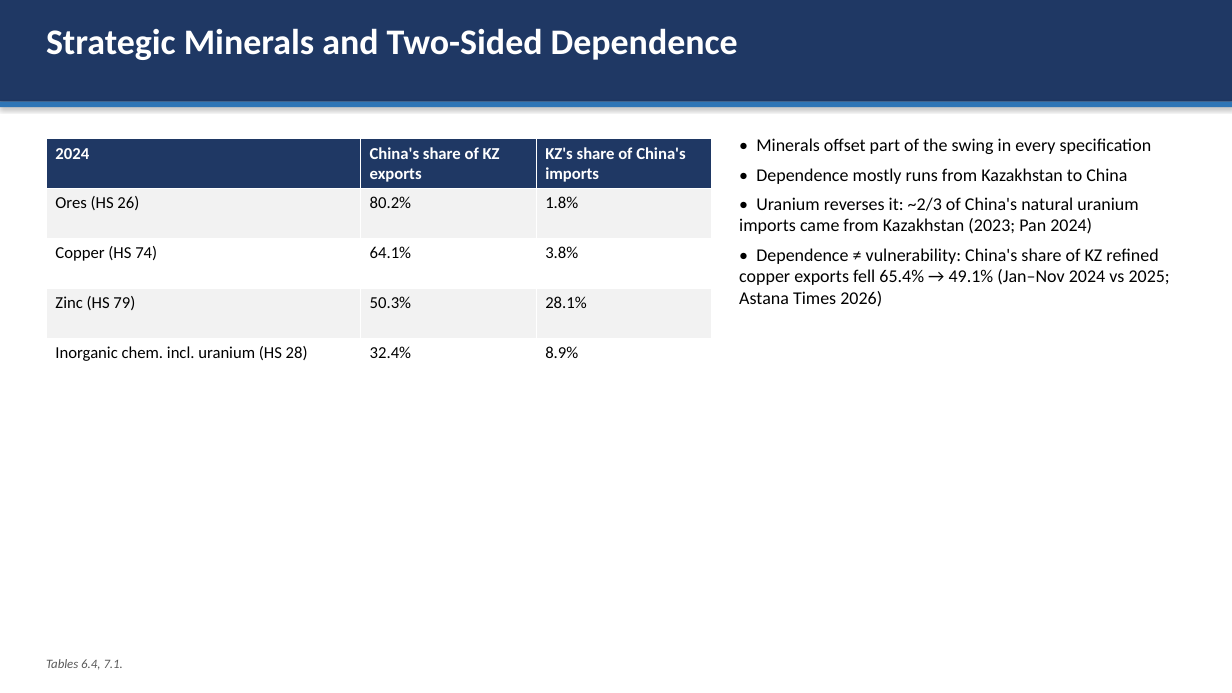
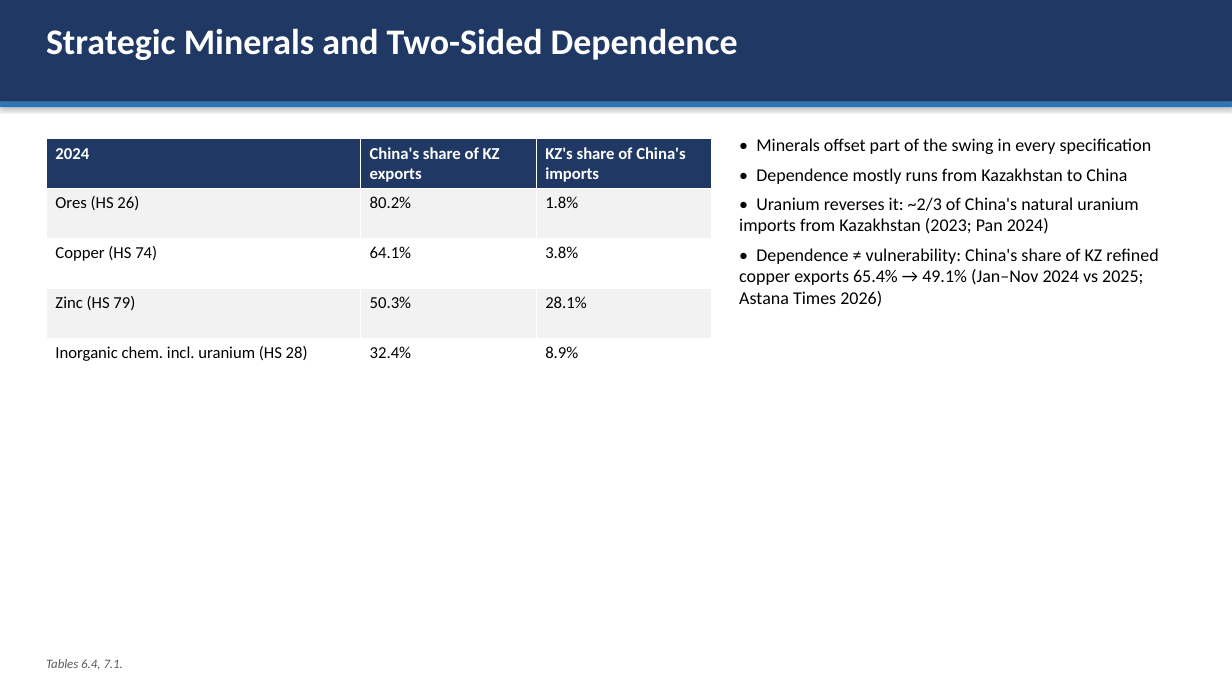
Before and after one commit to omirbeknikar-ship-it/dissertation-final, a slide deck: slide 13 of Paper/defense_presentation.pptx. Drawn at 1232x693 pixels with LibreOffice and Linux fonts; fonts in the diff are those of the drawing. Boxes give left, top, right and bottom in pixels: in the first picture for what was removed or moved away, otherwise in the second. Text is boxed around its words. In the diff, an @@ line names an element or a change of style, - is before the commit and + after.

```diff
--- a/Paper/defense_presentation.pptx
+++ b/Paper/defense_presentation.pptx
@@ text at <box>739,197,1158,307</box>: text changed @@
-• Uranium reverses it: ~2/3 of China's natural uranium imports came from Kazakhstan (2023; Pan 2024)
-• Dependence ≠ vulnerability: China's share of KZ refined copper exports fell 65.4% → 49.1% (Jan–Nov 2024 vs 2025; Astana Times 2026)
+• Uranium reverses it: ~2/3 of China's natural uranium imports from Kazakhstan (2023; Pan 2024)
+• Dependence ≠ vulnerability: China's share of KZ refined copper exports 65.4% → 49.1% (Jan–Nov 2024 vs 2025; Astana Times 2026)
```
Also in this commit, not shown: 11 other slides changed, 3 slides added, 3 slides removed, 26 other files.
